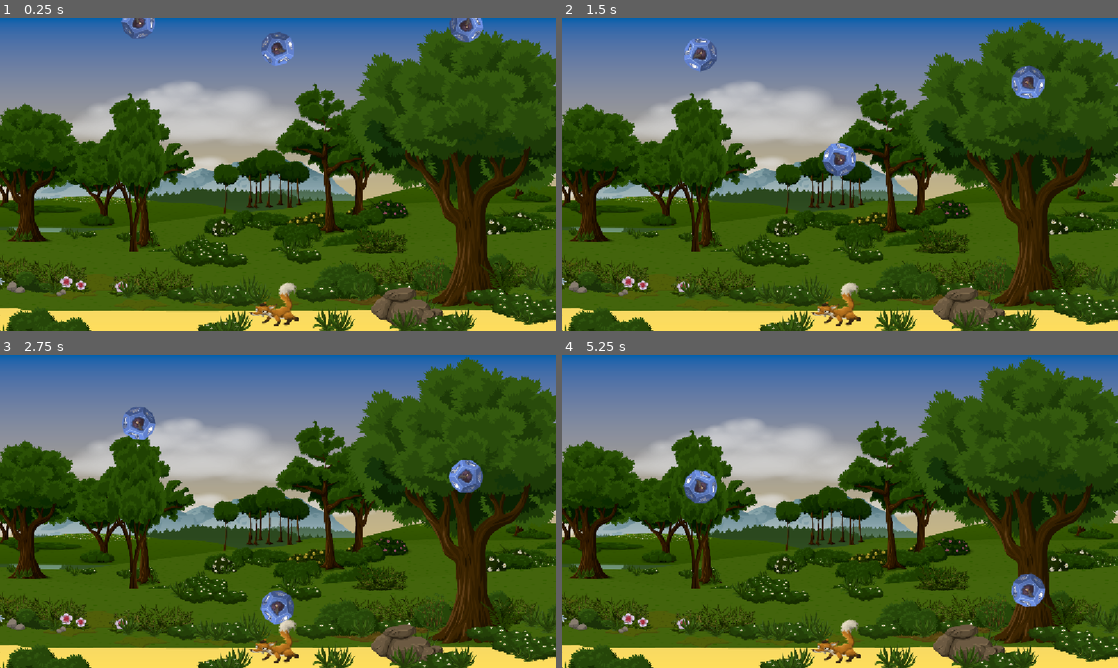
Above: before the commit, frames 1-4 (two rows, left to right).
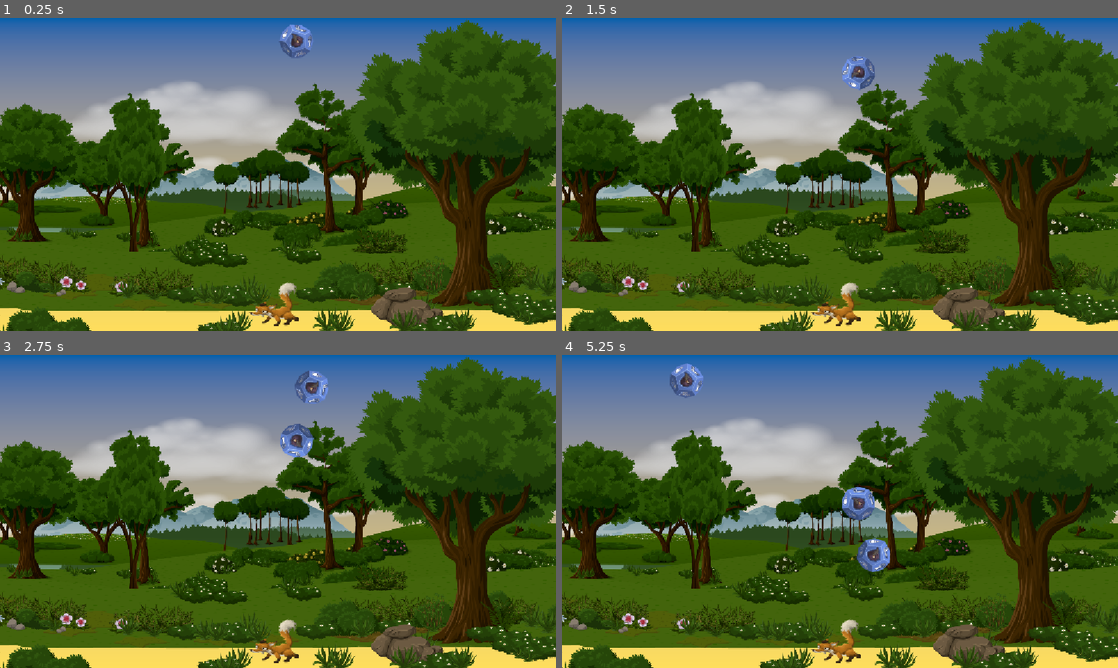
Above: after the commit, the same moments.

Repository: RuhlMirko/godot-learning
Game: Godot game, scene res://scenes/game/game.tscn
The game is run twice, just before and just after one commit, with the same random seed, the same clock (stepped at 60 frames per second) and the same inputs.
Inputs:
- Up to frame 1 (0.25 s): no input
- Up to frame 2 (1.5 s): no input
- Up to frame 3 (2.75 s): no input
- Up to frame 4 (5.25 s): no input

The runs differ from the first frame. In frame 1, 1.4% of the frame differs, in the area x 21-87%, y 0-16%; in frame 2, 1.9%; in frame 3, 2.4%; in frame 4, 2.5%, in the area x 19-87%, y 2-81%.

Commit message:
Added random location spawner

Diff:
--- a/dice-catcher/scenes/dice/dice.gd
+++ b/dice-catcher/scenes/dice/dice.gd
@@ -3,10 +3,23 @@
 
 @onready var sprite_2d: Sprite2D = $Sprite2D
 
-const MAX_SPEED : float = 200.0
+const MAX_SPEED : float = 150.0
+const WHITESPACE: float = 60.0
 var random_spin_speed: float = randf_range(50.0, MAX_SPEED)
 const rotation_speed : float = 14.0
+
+
+func _ready() -> void:
+	position.x = randf_range(
+		WHITESPACE + get_viewport_rect().position.x,
+		get_viewport_rect().end.x - WHITESPACE
+		)
 
 func _physics_process(delta: float) -> void:
 	position.y += random_spin_speed * delta
 	sprite_2d.rotate((random_spin_speed / rotation_speed ) * delta)
+	check_off_screen()
+
+func check_off_screen()->void:
+	if get_viewport_rect().end.y < position.y:
+		get_tree().paused = true
--- a/dice-catcher/scenes/dice/dice.tscn
+++ b/dice-catcher/scenes/dice/dice.tscn
@@ -10,7 +10,9 @@
 script = ExtResource("1_fvt51")
 
 [node name="CollisionShape2D" type="CollisionShape2D" parent="." unique_id=1440034991]
+position = Vector2(0, 35)
 shape = SubResource("CircleShape2D_p7724")
 
 [node name="Sprite2D" type="Sprite2D" parent="." unique_id=277477672]
+position = Vector2(0, 35)
 texture = ExtResource("1_4fys5")
--- /dev/null
+++ b/dice-catcher/scenes/game/game.gd
@@ -0,0 +1,20 @@
+extends Node
+
+@export var dice_scene : PackedScene = preload("res://scenes/dice/dice.tscn")
+
+# Called when the node enters the scene tree for the first time.
+func _ready() -> void:
+	spawn_dice()
+
+
+# Called every frame. 'delta' is the elapsed time since the previous frame.
+func _process(delta: float) -> void:
+	pass
+
+func spawn_dice()->void:
+	var newDice: Dice = dice_scene.instantiate()
+	add_child(newDice)
+
+
+func _on_spawner_timer_timeout() -> void:
+	spawn_dice()
--- a/dice-catcher/scenes/game/game.tscn
+++ b/dice-catcher/scenes/game/game.tscn
@@ -1,24 +1,22 @@
 [gd_scene format=3 uid="uid://bhytlmcyhr7lk"]
 
+[ext_resource type="Script" uid="uid://b7rsbmmbdfmj1" path="res://scenes/game/game.gd" id="1_kelw5"]
 [ext_resource type="Texture2D" uid="uid://djjponsttwqfs" path="res://assets/GemBg.png" id="1_sul5r"]
-[ext_resource type="PackedScene" uid="uid://c6wsbyjga68up" path="res://scenes/dice/dice.tscn" id="2_0sr1o"]
 [ext_resource type="PackedScene" uid="uid://bx7c4mo02v7sl" path="res://scenes/fox/fox.tscn" id="3_kelw5"]
 
 [node name="Game" type="Node" unique_id=874553724]
+script = ExtResource("1_kelw5")
 
 [node name="GemBg" type="Sprite2D" parent="." unique_id=1247534512]
 scale = Vector2(0.6, 0.6)
 texture = ExtResource("1_sul5r")
 centered = false
 
-[node name="Dice" parent="." unique_id=639971592 instance=ExtResource("2_0sr1o")]
-position = Vector2(287, -4)
-
-[node name="Dice2" parent="." unique_id=875222839 instance=ExtResource("2_0sr1o")]
-position = Vector2(575, 18)
-
-[node name="Dice3" parent="." unique_id=998470863 instance=ExtResource("2_0sr1o")]
-position = Vector2(966, -8)
-
 [node name="Fox" parent="." unique_id=1964743249 instance=ExtResource("3_kelw5")]
 position = Vector2(568, 592)
+
+[node name="SpawnerTimer" type="Timer" parent="." unique_id=559719173]
+wait_time = 2.5
+autostart = true
+
+[connection signal="timeout" from="SpawnerTimer" to="." method="_on_spawner_timer_timeout"]
Not shown, added: dice-catcher/scenes/game/game.gd.uid
